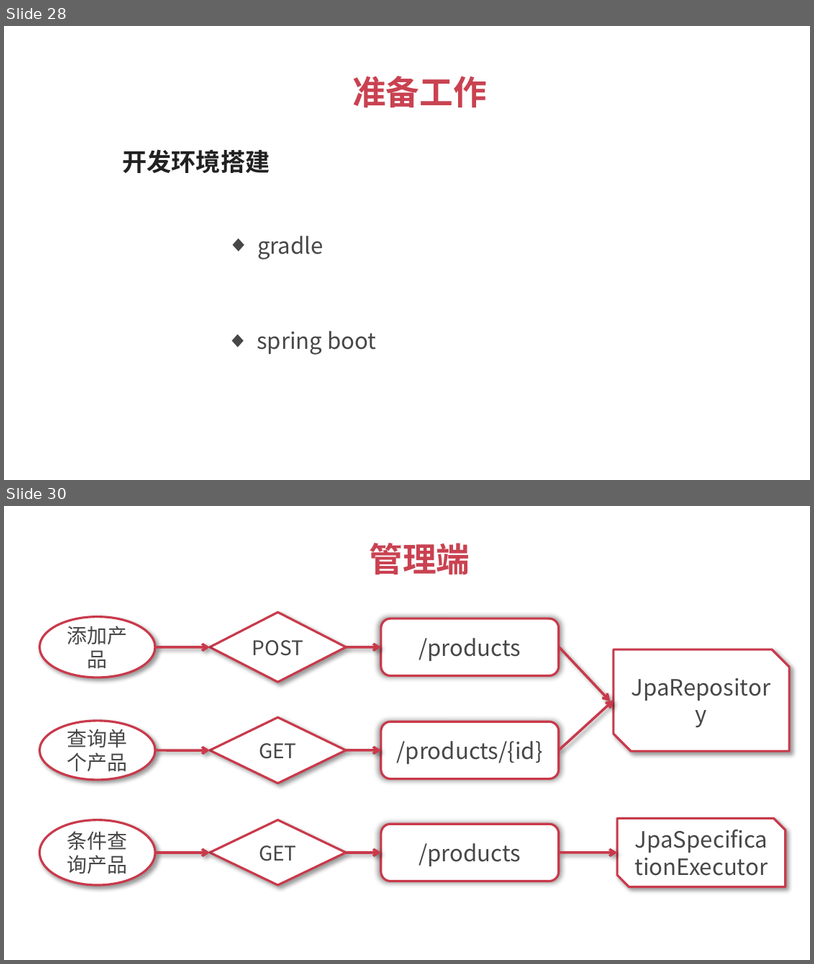
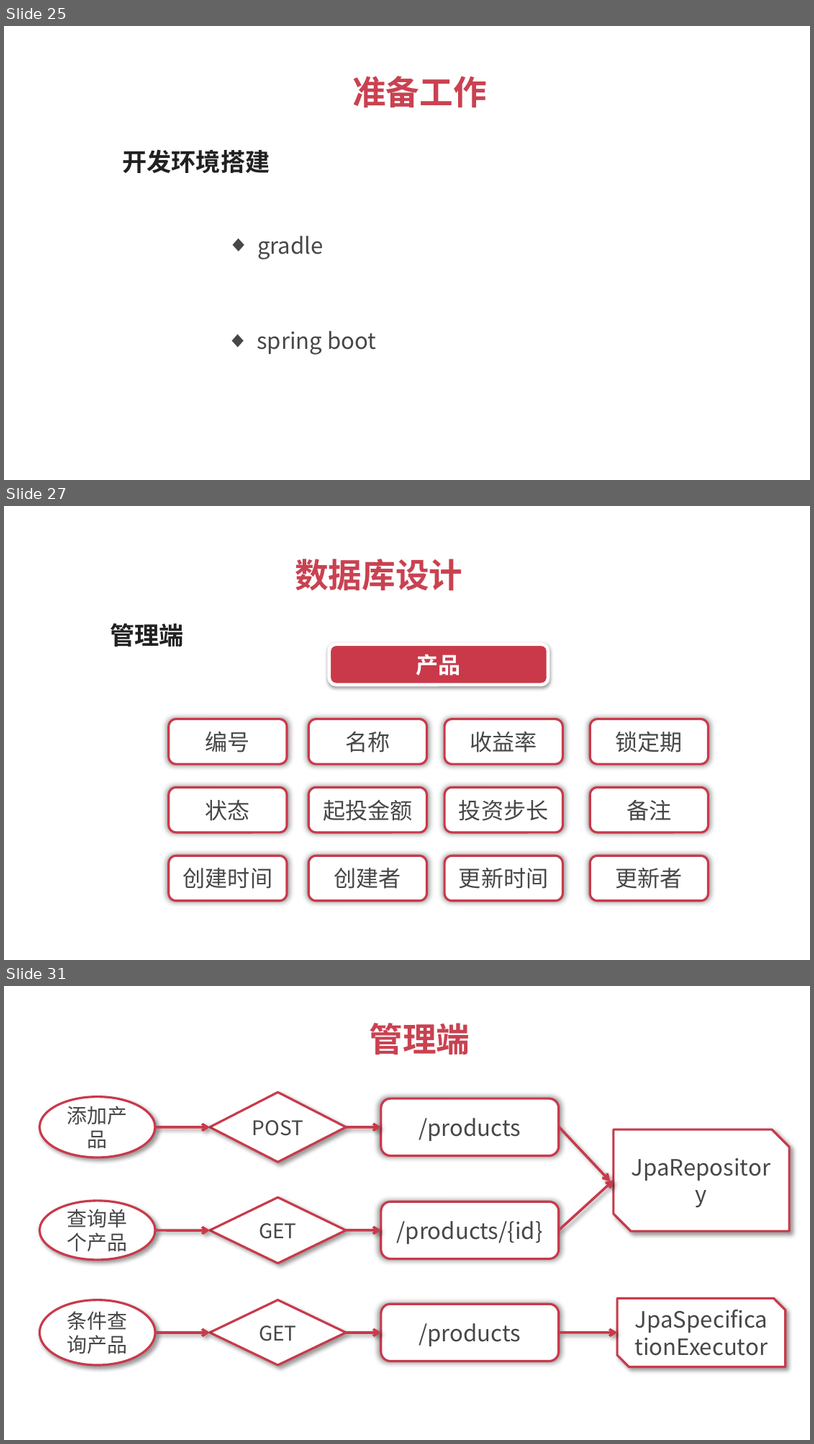
Before and after one commit to 1329555958/financial, a slide deck: 理财平台.pptx. Shown one above the other, each under a label of ours: slides 28 and 30 before the commit, slides 25, 27 and 31 after it; the slides between them are not shown. The pictures are 814x964 and 814x1444 pixels, drawn with LibreOffice and Linux fonts; fonts in the diff are those of the drawing. Boxes give left, top, right and bottom in pixels: in the first picture for what was removed or moved away, otherwise in the second. Text is boxed around its words. In the diff, an @@ line names an element or a change of style, - is before the commit and + after.

```diff
--- a/理财平台.pptx
+++ b/理财平台.pptx
@@ slide 27 added at [4,506,810,960], background #FFFFFF @@
@@ text added at [295,559,463,590], 30 pt, text #C94251, bold @@
+数据库设计
@@ text added at [111,623,185,646], 22 pt, text #212121, bold @@
+管理端
@@ rounded rectangle added at [329,644,548,685], fill #C9394A, outline #FFFFFF 3 pt, 20 pt, text #FFFFFF, bold @@
+产品
@@ rounded rectangle added at [168,719,287,764], fill #FFFFFF, outline #C9394A 2 pt, 20 pt, text #474747 @@
+编号
@@ rounded rectangle added at [309,719,427,764], fill #FFFFFF, outline #C9394A 2 pt, 20 pt, text #474747 @@
+名称
@@ rounded rectangle added at [445,719,563,764], fill #FFFFFF, outline #C9394A 2 pt, 20 pt, text #474747 @@
+收益率
@@ rounded rectangle added at [590,719,709,764], fill #FFFFFF, outline #C9394A 2 pt, 20 pt, text #474747 @@
+锁定期
@@ rounded rectangle added at [168,788,287,833], fill #FFFFFF, outline #C9394A 2 pt, 20 pt, text #474747 @@
+状态
@@ rounded rectangle added at [309,788,427,833], fill #FFFFFF, outline #C9394A 2 pt, 20 pt, text #474747 @@
+起投金额
@@ rounded rectangle added at [445,788,563,833], fill #FFFFFF, outline #C9394A 2 pt, 20 pt, text #474747 @@
+投资步长
@@ rounded rectangle added at [590,788,709,833], fill #FFFFFF, outline #C9394A 2 pt, 20 pt, text #474747 @@
+备注
@@ rounded rectangle added at [168,855,287,901], fill #FFFFFF, outline #C9394A 2 pt, 20 pt, text #474747 @@
+创建时间
@@ rounded rectangle added at [309,855,427,901], fill #FFFFFF, outline #C9394A 2 pt, 20 pt, text #474747 @@
+创建者
@@ rounded rectangle added at [445,855,563,901], fill #FFFFFF, outline #C9394A 2 pt, 20 pt, text #474747 @@
+更新时间
@@ rounded rectangle added at [590,855,709,901], fill #FFFFFF, outline #C9394A 2 pt, 20 pt, text #474747 @@
+更新者
@@ what was slide 28 is now slide 25 @@
@@ what was slide 30 is now slide 31 @@
```
Also in this commit, not shown: 3 slides changed, 1 other slide added, 1 slide removed.
